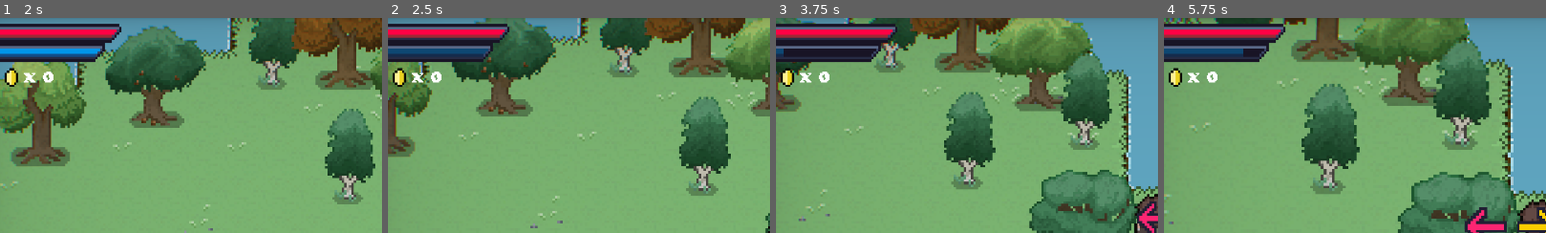
Above: before the commit, frames 1-4 (left to right).
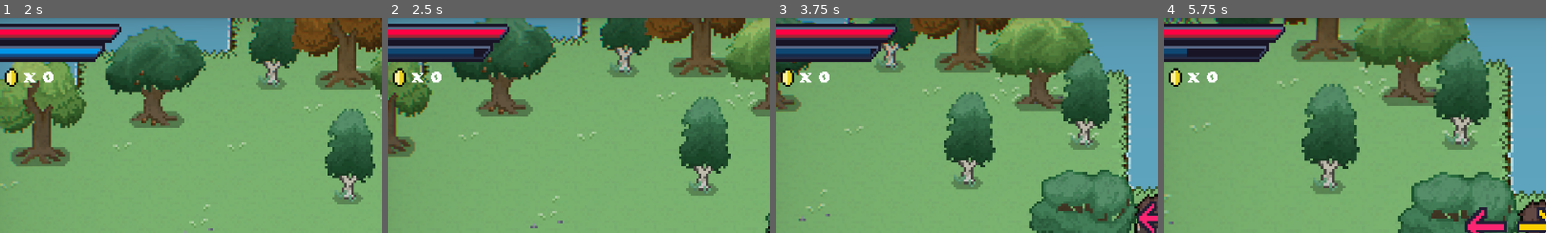
Above: after the commit, the same moments.

Repository: bonsaipropaganda/advjam2023
Game: Godot game, scene res://scenes/GUI/menus/main_menu.tscn
Same seed, same stepped clock (60 frames per second), same inputs: the game is played once before the commit and once after it. Sound files missing from this copy of the repository are replaced by a short silence.
Inputs (mouse positions are % of the whole screen's width and height, from its top left):
- Up to frame 1 (2 s): click (19, 36) at 0.5 s; tap Enter at 1.25 s; hold D (keyboard_right) from 1.28 s (still down); tap E (Interact) at 1.35 s
- Up to frame 2 (2.5 s): release D (keyboard_right) at 2.03 s; hold S (keyboard_down) from 2.03 s (still down); tap Space (keyboard_space) at 2.1 s
- Up to frame 3 (3.75 s): release S (keyboard_down) at 2.78 s; hold D (keyboard_right) 2.78-3.53 s; tap E (Interact) at 2.85 s; hold W (keyboard_up) from 3.53 s (still down); tap Space (keyboard_space) at 3.6 s
- Up to frame 4 (5.75 s): release W (keyboard_up) at 4.28 s; hold A (keyboard_left) from 4.28 s (still down); tap E (Interact) at 4.35 s; tap Space (keyboard_space) at 5.1 s
The pictures show only the part of the screen within x 1-51%, y 0-50%; the shares and areas given below are measured in that part.

Frame 1 is identical in both runs. In frame 2, 0.1% of the frame differs, in the area x 22-27%, y 14-19%; in frame 3, 0.9%, in the area x 2-25%, y 14-19%; in frame 4, 0.6%.

Commit message:
Update HeadUpDisplay.gd

Diff:
--- a/AdventureJam2023/scripts/GUI/HeadUpDisplay.gd
+++ b/AdventureJam2023/scripts/GUI/HeadUpDisplay.gd
@@ -30,17 +30,19 @@
 
 func use_qte(time: float) -> void:
 	%QteTimer.value = 0.0
+	%QteTimerUnder.value = 100.0
 
 	if qte_timer_tween:
 		qte_timer_tween.kill()
 	qte_timer_tween = create_tween()
-	qte_timer_tween.tween_property(%QteTimerUnder, ^"value", 100.0, time)
+	qte_timer_tween.tween_property(%QteTimerUnder, ^"value", 0.0, time)
 
 
 # Yes there are other (waaaay better) ways to write this
 func regen_qte(time: float = 0.0) -> void:
 	# mhh with twines it could get desync with real value if more mechanics are added... (unlikely)
 	%QteTimerUnder.value = 0.0
+	%QteTimer.value = 0.0
 
 	if qte_timer_tween:
 		qte_timer_tween.kill()
